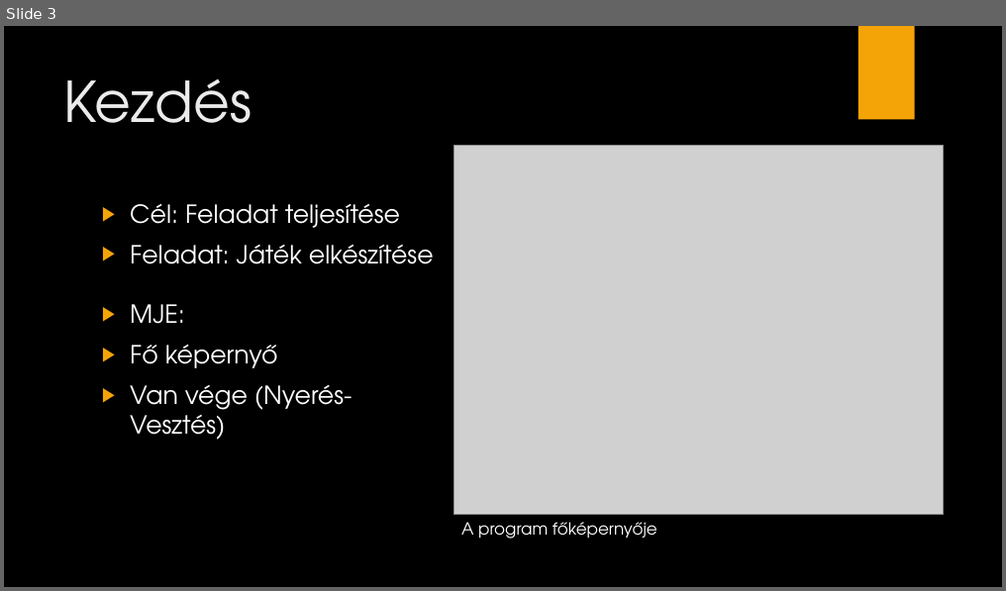
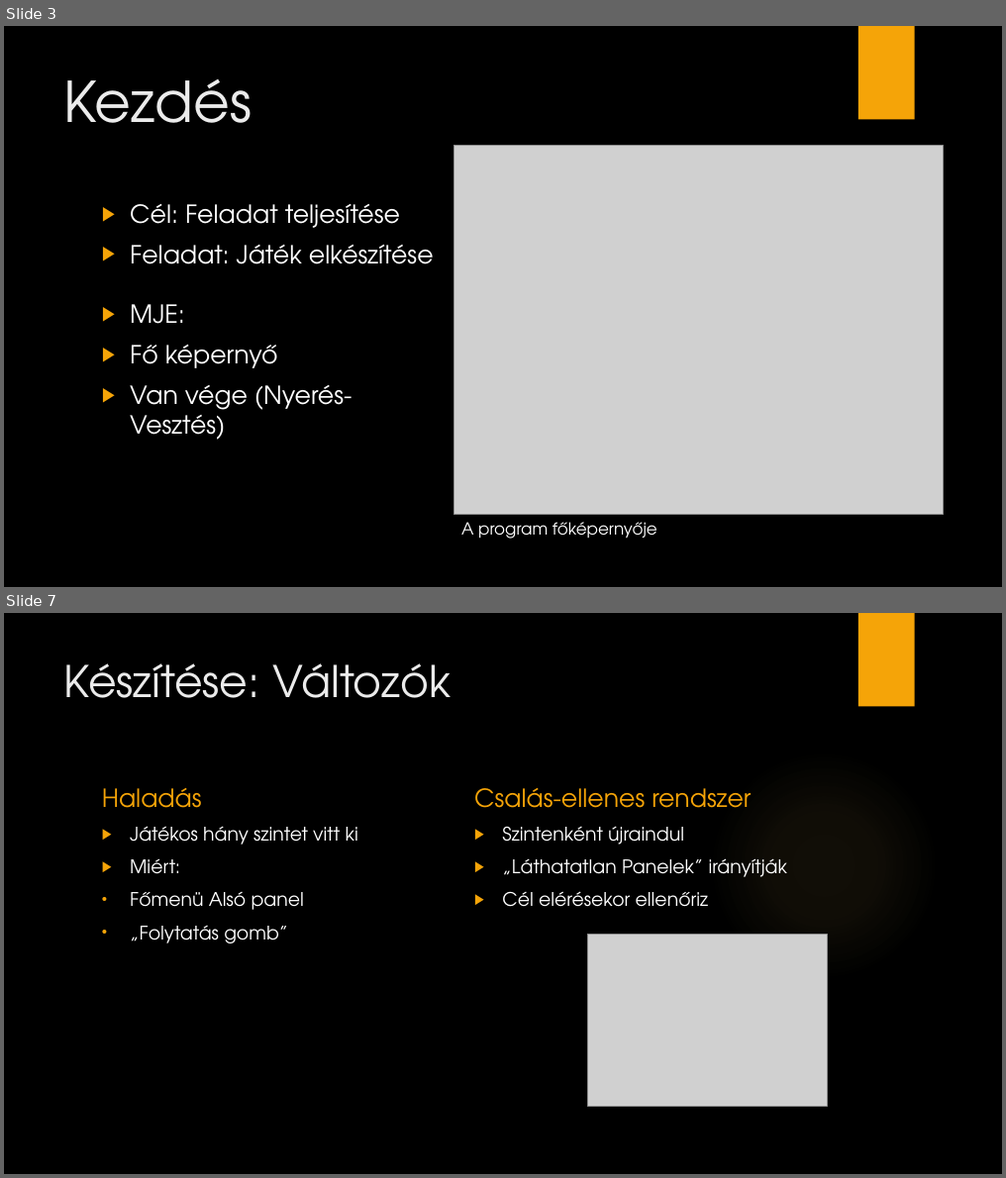
Before and after one commit to kecskeszsoltistvan/OrdogEsPokol, a slide deck: Ne érj a piroshoz.pptx. Shown one above the other, each under a label of ours: slide 3 before the commit, slides 3 and 7 after it; the slides between them are not shown. The pictures are 1006x591 and 1006x1178 pixels, drawn with LibreOffice and Linux fonts; fonts in the diff are those of the drawing; grey boxes stand for pictures; background and template pictures are left out. Boxes give left, top, right and bottom in pixels: in the first picture for what was removed or moved away, otherwise in the second. Text is boxed around its words. In the diff, an @@ line names an element or a change of style, - is before the commit and + after.

```diff
--- a/Ne érj a piroshoz.pptx
+++ b/Ne érj a piroshoz.pptx
@@ slide 7 added at (4, 613, 1002, 1174), background picture (left out); not listed: 1 template element that a slide beside it also shows @@
@@ title added at (64, 663, 450, 698), 42 pt, text #EBEBEB @@
+Készítése: Változók
@@ ellipse added at (709, 750, 939, 980), fill gradient #FAC96A @@
@@ text added at (102, 788, 202, 808), 24 pt, text #F5A408 @@
+Haladás
@@ text added at (474, 788, 750, 808), 24 pt, text #F5A408 @@
+Csalás-ellenes rendszer
@@ text added at (130, 826, 358, 944), 18 pt, text #FFFFFF @@
+▶ Játékos hány szintet vitt ki
+▶ Miért:
+• Főmenü Alsó panel
+• „Folytatás gomb”
@@ text added at (502, 826, 788, 907), 18 pt, text #FFFFFF @@
+▶ Szintenként újraindul
+▶ „Láthatatlan Panelek” irányítják
+▶ Cél elérésekor ellenőriz
@@ picture added at (588, 934, 827, 1106) @@
```
Also in this commit, not shown: 5 other slides added, 1 slide removed.
